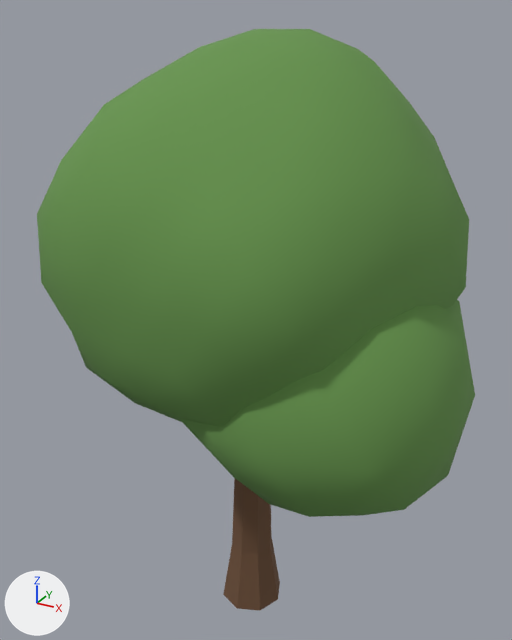
Two versions of the glTF model game/assets/nature/tree_round_2.glb, one commit apart.
The view is the same before and after, from a 50 mm camera at (2.93, -5.24, 5.87) aimed at (-0.04, 0.16, 3.17). Lighting does not change. The marker at lower left points along +X, +Y and +Z. The first picture is the older version. Vertices at exactly the same position are counted once.

In view in the first picture: 'tree_round_2'.
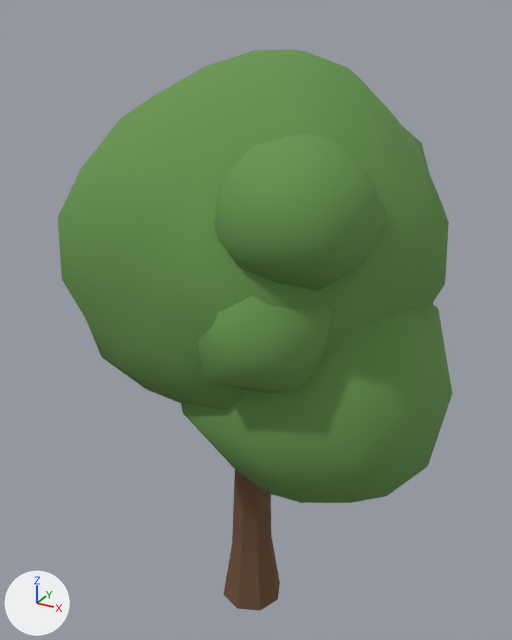
Where the change shows, as pixel boxes (x1, y1, x2, y2) in the pictures (512 x 640 px; the box of a moved part takes in the faces that stretch with it):
'tree_round_2', reshaped (10% narrower)
    before: (37, 29, 475, 611)
    after: (58, 49, 452, 611)
part 1 of me_tree_round_2, moved or reshaped
    before: (37, 29, 469, 426)
    after: (58, 49, 449, 404)
part 2 of me_tree_round_2, moved or reshaped
    before: (179, 300, 475, 517)
    after: (181, 303, 452, 503)
part 3 of me_tree_round_2, added (green)
    after: (214, 133, 386, 291)
part 4 of me_tree_round_2, added (mostly hidden)
    after: (403, 127, 429, 171)
part 5 of me_tree_round_2, moved or reshaped (not visible before)
    after: (197, 296, 332, 393)

The change, as a diff of the scene's bpy script:
```diff
--- a/game/assets/nature/tree_round_2.glb.py
+++ b/game/assets/nature/tree_round_2.glb.py
@@ mat_trunk @@
 n0 = _N.new('ShaderNodeBsdfPrincipled'); n0.name = 'Principled BSDF'
-n0.inputs[0].default_value = (0.155, 0.0783, 0.0397, 1.0)  # 'Base Color', brown #6e4f38
 n0.inputs[2].default_value = 0.95  # 'Roughness'
 n1 = _N.new('ShaderNodeOutputMaterial'); n1.name = 'Material Output'
+n2 = _N.new('ShaderNodeMix'); n2.name = 'Mix'
+n2.data_type = 'RGBA'
+n2.blend_type = 'MULTIPLY'
+n2.inputs[0].default_value = 1.0  # 'Factor'
+n2.inputs[7].default_value = (0.155, 0.0783, 0.0397, 1.0)  # 'B', brown #6e4f38
+n3 = _N.new('ShaderNodeVertexColor'); n3.name = 'Color Attribute'
 _L.new(n0.outputs[0], n1.inputs[0])  # 'BSDF' to 'Surface'
+_L.new(n2.outputs[2], n0.inputs[0])  # 'Result' to 'Base Color'
+_L.new(n3.outputs[0], n2.inputs[6])  # 'Color' to 'A'
@@ mat_canopy @@
 n0 = _N.new('ShaderNodeBsdfPrincipled'); n0.name = 'Principled BSDF'
-n0.inputs[0].default_value = (0.133, 0.296, 0.0732, 1.0)  # 'Base Color', green #66944c
 n0.inputs[2].default_value = 0.95  # 'Roughness'
 n1 = _N.new('ShaderNodeOutputMaterial'); n1.name = 'Material Output'
+n2 = _N.new('ShaderNodeMix'); n2.name = 'Mix'
+n2.data_type = 'RGBA'
+n2.blend_type = 'MULTIPLY'
+n2.inputs[0].default_value = 1.0  # 'Factor'
+n2.inputs[7].default_value = (0.133, 0.296, 0.0732, 1.0)  # 'B', green #66944c
+n3 = _N.new('ShaderNodeVertexColor'); n3.name = 'Color Attribute'
 _L.new(n0.outputs[0], n1.inputs[0])  # 'BSDF' to 'Surface'
+_L.new(n2.outputs[2], n0.inputs[0])  # 'Result' to 'Base Color'
+_L.new(n3.outputs[0], n2.inputs[6])  # 'Color' to 'A'
@@ me_tree_round_2 @@
-me_tree_round_2.from_pydata(...)  # 322 vertices, 620 faces; spans x -1.7..2.07, y -1.75..2.02, z 0.0..5.73
+me_tree_round_2.from_pydata(...)  # 430 vertices, 820 faces; spans x -1.55..1.89, y -1.7..1.9, z 0.0..5.57
+# me_tree_round_2 part 1: the loose piece of 162 vertices spanning x -1.7..1.91, y -1.75..1.6, z 2.43..5.73 is scaled about its middle by 0.914, then moved by (0.0, 0.0, -0.01)
+# me_tree_round_2 part 2: the loose piece of 42 vertices spanning x -0.37..2.07, y -1.6..0.89, z 1.98..4.24 is scaled about its middle by 0.921, then moved by (-0.08, 0.03, -0.04)
+# me_tree_round_2 part 3: a new loose piece of 42 vertices spanning x 0.39..1.5, y -1.65..-0.46, z 4.07..5.14, in mat_canopy
+# me_tree_round_2 part 4: a new loose piece of 42 vertices spanning x -0.24..1.21, y 0.38..1.9, z 3.68..5.1, in mat_canopy
+# me_tree_round_2 part 5
+# 24 vertices are removed from x 0.19..0.94, y -0.39..0.78, z 2.44..2.83
+# 56 faces are deleted
+# 36 vertices are added at x 0.17..1.28, y -1.7..0.7, z 2.42..4.38
+# 56 new faces join them, mat_trunk
+# 20 new faces join them, mat_canopy
+# other edits to the shape of me_tree_round_2 do not show in these pictures
 me_tree_round_2.materials.append(mat_trunk)
```
